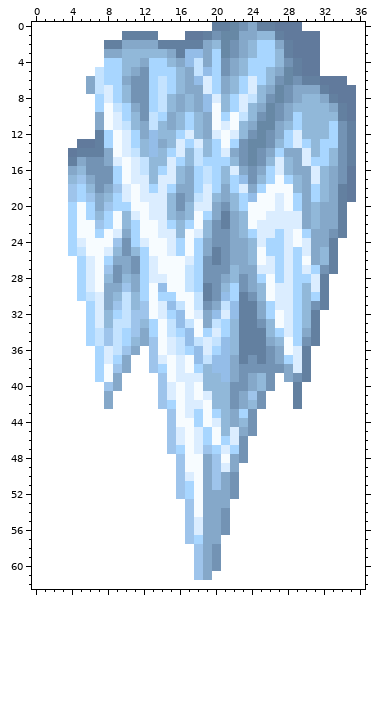
One commit to this pixel-art sprite: assets/Icicle_sprite.png. Above: the version before the commit.
The file is 37x63 pixels.
Now the later version:
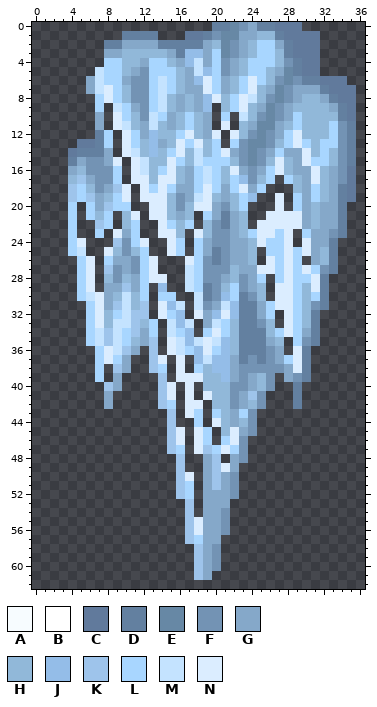
Palette (. is transparent): A #f7fcff  B #ffffff  C #617a9c  D #6380a0  E #6788a5  F #7393b4  G #85a8c9  H #91b8d9  J #94bde8  K #9ec4eb  L #a8d6ff  M #c4e3ff  N #dbedff
Change:
@@ x 0..36 @@
- 0 BBBBBBBBBBBBBBBBBBBBDDEFGDDCCCBBBBBBB
- 1 BBBBBBBBBBDDDDBBBCCDFEEGGHHDCCCCBBBBB
- 2 BBBBBBBBDDGGGGDDDDDGHEFGHLLGDCCCBBBBB
- 3 BBBBBBBBGGHHHHHGDJJGLEFGHLLHDCCCBBBBB
- 4 BBBBBBBBLLHHGLLHGJMGLFGHLLLHFDCCBBBBB
- 5 BBBBBBBMLLHGFLLLHGMJLFGHLLHGEDCCBBBBB
- 6 BBBBBBGMLLGFFLMLHGJNLGHLNLHFEFDDCCCBB
- 7 BBBBBBGMNLHFFLMLHGGNLGHLNHGEFGGGDCCCB
- 8 BBBBBBBLNLHFFLMHGHGJNHLNMHFEFGHHGDCCB
- 9 BBBBBBBLAMLGFLMHGHGJAHLNHGEFGHHHHGDCB
-10 BBBBBBBGANLHFMLGHLHGALAMHFEFGLHHHHDCB
-11 BBBBBBBGANMHGMHGHLHGANAHGEEGHLHHHLFDB
-12 BBBBBBBDLANLGJHHLNHGNANHFEFGLNHHHLFDB
-13 BBBBBCCDLANLHJGHNLNHLALFEEFHLNLHLLFDB
-14 BBBBCDDDGANMHJHLNHMHLNGFEFGLGGNHLHFDB
-15 BBBBDGFFGNANMHHNLHMLLLHFEFHNHGNLLHFDB
-16 BBBBGHFFFLANMHLNHGLMLHNGFGLNHGGNHGFCB
-17 BBBBHKGFFLANNHNNHGLMLHLJFHLALHGNHGFCB
-18 BBBBKLHFGKNANLNLGGLNLGLNGLAAAHGLHGDCB
-19 BBBBKLKGHLNANNNHFGMNHGHLJAANALGLHGDCB
-20 BBBBLALGKLLAANNHFHNNGFHLAAANALGHGGDBB
-21 BBBBLALHLAHNANNHGHALGDGHAANNNNGHGGDBB
-22 BBBBLAAKLAHLAANLHLAHFDGHANNNNNGHGGDBB
-23 BBBBLAALANGLAANNHANHFFGHLNNLNALGGFDBB
-24 BBBBLNAAAKFLNAANLALGFFGGHNLLNANGGDBBB
-25 BBBBLMAANHFHLAANLALGDFGGHALLNLNGHDBBB
-26 BBBBBLNALGGFLNAAANLFDFGGHANLNLAGHDBBB
-27 BBBBBLNAKFGFLNAAAMLFFFHGGNNLNLNLFDBBB
-28 BBBBBLNAHFHGLNNAAMLFFGHFGLALNLLNDBBBB
-29 BBBBBLNAGGKGLAJAAMLDFHLFGHANNLHNDBBBB
-30 BBBBBLMNGHMHLALLAAMDFJLDFHANNLHLDBBBB
-31 BBBBBBLNGKMHKANJMAMFGMJDDGLNNLHFDBBBB
-32 BBBBBBLNHLMKKANLJANGJNJDDGLANLHDBBBBB
-33 BBBBBBLNHMMKHLAMJMAGMLHDDFHANLHDBBBBB
-34 BBBBBBLMKMLKGLAMLJALNLHDDDHLNLGDBBBBB
-35 BBBBBBLMKMLHGKANMJMNMJHDDDGHALFDBBBBB
-36 BBBBBBBLNMKGBKANMLJNLJHDDDFGANDBBBBBB
-37 BBBBBBBLNLGBBKNANAJMJJGDFDFGLNDBBBBBB
-38 BBBBBBBLAKGBBKLANALHJJGFFFFFGNDBBBBBB
-39 BBBBBBBLAGBBBBKANNNHHJGFGHFBGFDBBBBBB
-40 BBBBBBBBKGBBBBKNANAHHHFFGHFBBDBBBBBBB
-41 BBBBBBBBGBBBBBKNANANHHFGKFBBBDBBBBBBB
-42 BBBBBBBBGBBBBBKLANNAHHFGHFBBBDBBBBBBB
-43 BBBBBBBBBBBBBBBKANLALHGLFBBBBBBBBBBBB
-44 BBBBBBBBBBBBBBBKAALANHGHFBBBBBBBBBBBB
-45 BBBBBBBBBBBBBBBKNANLAHNGFBBBBBBBBBBBB
-46 BBBBBBBBBBBBBBBKNANLALNFBBBBBBBBBBBBB
-47 BBBBBBBBBBBBBBBKLANKLNLFBBBBBBBBBBBBB
-48 BBBBBBBBBBBBBBBBKAAGKAGFBBBBBBBBBBBBB
-49 BBBBBBBBBBBBBBBBKAAGKNGBBBBBBBBBBBBBB
-50 BBBBBBBBBBBBBBBBKNAGKGFBBBBBBBBBBBBBB
-51 BBBBBBBBBBBBBBBBKLAGKGFBBBBBBBBBBBBBB
-52 BBBBBBBBBBBBBBBBKLAGGGFBBBBBBBBBBBBBB
-53 BBBBBBBBBBBBBBBBBKAGGGBBBBBBBBBBBBBBB
-54 BBBBBBBBBBBBBBBBBKAGGFBBBBBBBBBBBBBBB
-55 BBBBBBBBBBBBBBBBBKNGGFBBBBBBBBBBBBBBB
-56 BBBBBBBBBBBBBBBBBKNGGFBBBBBBBBBBBBBBB
-57 BBBBBBBBBBBBBBBBBKLGGBBBBBBBBBBBBBBBB
-58 BBBBBBBBBBBBBBBBBBKGFBBBBBBBBBBBBBBBB
-59 BBBBBBBBBBBBBBBBBBKGFBBBBBBBBBBBBBBBB
-60 BBBBBBBBBBBBBBBBBBKGFBBBBBBBBBBBBBBBB
-61 BBBBBBBBBBBBBBBBBBKGBBBBBBBBBBBBBBBBB
-62 BBBBBBBBBBBBBBBBBBBBBBBBBBBBBBBBBBBBB
+ 0 ....................DDEFGDDCCC.......
+ 1 ..........DDDD...CCDFEEGGHHDCCCC.....
+ 2 ........DDGGGGDDDDDGHEFGHLLGDCCC.....
+ 3 ........GGHHHHHGDJJGLEFGHLLHDCCC.....
+ 4 ........LLHHGLLHGJMGLFGHLLLHFDCC.....
+ 5 .......MLLHGFLLLHGMJLFGHLLHGEDCC.....
+ 6 ......GMLLGFFLMLHGJNLGHLNLHFEFDDCCC..
+ 7 ......GMNLHFFLMLHGGNLGHLNHGEFGGGDCCC.
+ 8 .......LNLHFFLMHGHGJNHLNMHFEFGHHGDCC.
+ 9 .......L.MLGFLMHGHGJ.HLNHGEFGHHHHGDC.
+10 .......G.NLHFMLGHLHG.L.MHFEFGLHHHHDC.
+11 .......G.NMHGMHGHLHG.N.HGEEGHLHHHLFD.
+12 .......DL.NLGJHHLNHGN.NHFEFGLNHHHLFD.
+13 .....CCDL.NLHJGHNLNHL.LFEEFHLNLHLLFD.
+14 ....CDDDG.NMHJHLNHMHLNGFEFGLGGNHLHFD.
+15 ....DGFFGN.NMHHNLHMLLLHFEFHNHGNLLHFD.
+16 ....GHFFFL.NMHLNHGLMLHNGFGLNHGGNHGFC.
+17 ....HKGFFL.NNHNNHGLMLHLJFHL.LHGNHGFC.
+18 ....KLHFGKN.NLNLGGLNLGLNGL...HGLHGDC.
+19 ....KLKGHLN.NNNHFGMNHGHLJ..N.LGLHGDC.
+20 ....L.LGKLL..NNHFHNNGFHL...N.LGHGGD..
+21 ....L.LHL.HN.NNHGH.LGDGH..NNNNGHGGD..
+22 ....L..KL.HL..NLHL.HFDGH.NNNNNGHGGD..
+23 ....L..L.NGL..NNH.NHFFGHLNNLN.LGGFD..
+24 ....LN...KFLN..NL.LGFFGGHNLLN.NGGD...
+25 ....LM..NHFHL..NL.LGDFGGH.LLNLNGHD...
+26 .....LN.LGGFLN...NLFDFGGH.NLNL.GHD...
+27 .....LN.KFGFLN...MLFFFHGGNNLNLNLFD...
+28 .....LN.HFHGLNN..MLFFGHFGL.LNLLND....
+29 .....LN.GGKGL.J..MLDFHLFGH.NNLHND....
+30 .....LMNGHMHL.LL..MDFJLDFH.NNLHLD....
+31 ......LNGKMHK.NJM.MFGMJDDGLNNLHFD....
+32 ......LNHLMKK.NLJ.NGJNJDDGL.NLHD.....
+33 ......LNHMMKHL.MJM.GMLHDDFH.NLHD.....
+34 ......LMKMLKGL.MLJ.LNLHDDDHLNLGD.....
+35 ......LMKMLHGK.NMJMNMJHDDDGH.LFD.....
+36 .......LNMKG.K.NMLJNLJHDDDFG.ND......
+37 .......LNLG..KN.N.JMJJGDFDFGLND......
+38 .......L.KG..KL.N.LHJJGFFFFFGND......
+39 .......L.G....K.NNNHHJGFGHF.GFD......
+40 ........KG....KN.N.HHHFFGHF..D.......
+41 ........G.....KN.N.NHHFGKF...D.......
+42 ........G.....KL.NN.HHFGHF...D.......
+43 ...............K.NL.LHGLF............
+44 ...............K..L.NHGHF............
+45 ...............KN.NL.HNGF............
+46 ...............KN.NL.LNF.............
+47 ...............KL.NKLNLF.............
+48 ................K..GK.GF.............
+49 ................K..GKNG..............
+50 ................KN.GKGF..............
+51 ................KL.GKGF..............
+52 ................KL.GGGF..............
+53 .................K.GGG...............
+54 .................K.GGF...............
+55 .................KNGGF...............
+56 .................KNGGF...............
+57 .................KLGG................
+58 ..................KGF................
+59 ..................KGF................
+60 ..................KGF................
+61 ..................KG.................
+62 .....................................
Where, in picture pixels (left, top, right, bottom), the same in both pictures:
erased: (32, 22, 365, 589)
